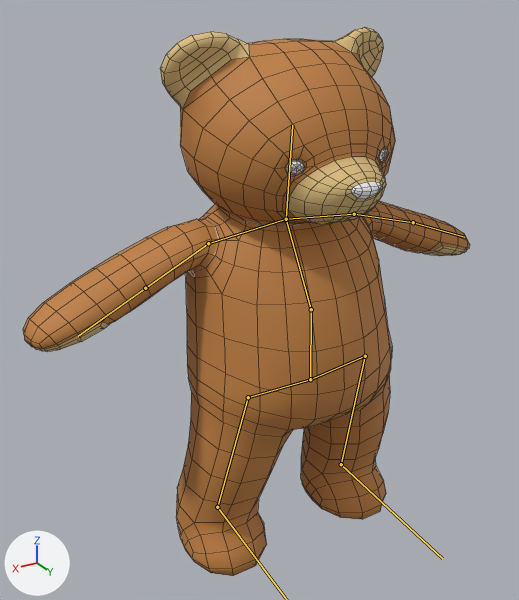
The FBX model TowerDefense/Assets/Modèles/nours_rebirth.fbx, before and after one commit.
Both versions are drawn from a 50 mm lens placed at (4.54, 6.7, 7.13), pointed at (0.34, -0.3, 3.63). Arrows for +X, +Y and +Z are at lower left; the lights stay in place. The bones that bend it are drawn over the model as lines. Mesh edges are drawn as thin lines.

Objects in the first picture: 'Teddy_Bear.001'.
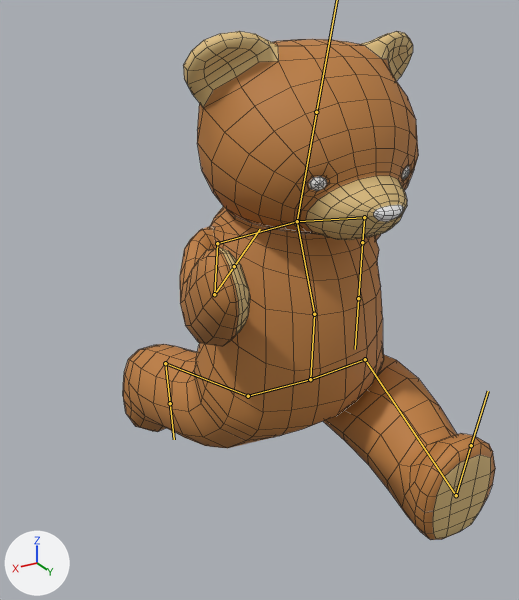
The newer file adds an action. The first version stands in its rest pose; the second is drawn at frame 38 of the action 'Armature.000|run.001'.

Boxes [x1, y1, x2, y2] around the edits, measured in the pictures (519 x 600 px):
'Teddy_Bear.001', posed (17% narrower, 7% shorter)
    before: [23, 27, 470, 576]
    after: [123, 31, 495, 540]
bone 'Bone', root to tip
    before: (310, 379) to (311, 309)
    after: (310, 379) to (314, 314)
bone 'Bone.001', root to tip
    before: (311, 309) to (286, 219)
    after: (314, 314) to (297, 221)
bone 'Bone.012', root to tip
    before: (208, 243) to (145, 288)
    after: (217, 243) to (214, 294)
bone 'Bone.013', root to tip
    before: (145, 288) to (78, 336)
    after: (214, 294) to (234, 266)
bone 'Bone.009', root to tip
    before: (286, 219) to (354, 214)
    after: (297, 221) to (364, 217)
bone 'Bone.010', root to tip
    before: (354, 214) to (413, 222)
    after: (364, 217) to (362, 242)
bone 'Bone.011', root to tip
    before: (413, 222) to (464, 237)
    after: (362, 242) to (358, 298)
bone 'Bone.014', root to tip
    before: (310, 379) to (248, 397)
    after: (310, 379) to (248, 396)
bone 'Bone.016', root to tip
    before: (248, 397) to (217, 507)
    after: (248, 396) to (165, 363)
bone 'Bone.015', root to tip
    before: (310, 379) to (365, 356)
    after: (310, 379) to (365, 359)
bone 'Bone.017', root to tip
    before: (365, 356) to (341, 464)
    after: (365, 359) to (456, 495)
bone 'Bone.018', root to tip
    before: (341, 464) to (442, 558)
    after: (456, 495) to (471, 445)

What the commit changed:
Bone 'Bone' (bone_bone) turns from (0, 0, 0) to (7, 0, 2) degrees about its own x, y and z.
Bone 'Bone.001' (bone_bone_001) turns from (0, 0, 0) to (2, 1, -2) degrees about its own x, y and z.
Bone 'Bone.012' (bone_bone_012) turns from (0, 0, 0) to (8, 77, 62) degrees about its own x, y and z.
Bone 'Bone.013' (bone_bone_013) turns from (0, 0, 0) to (-16, 20, 47) degrees about its own x, y and z.
Bone 'Bone.009' (bone_bone_009) turns from (0, 0, 0) to (0, 4, 1) degrees about its own x, y and z.
Bone 'Bone.010' (bone_bone_010) turns from (0, 0, 0) to (-46, 41, 5) degrees about its own x, y and z.
Bone 'Bone.011' (bone_bone_011) moves from (0.0, 0.0, 0.0) to (0.03, -1.01, -0.09).
Bone 'Bone.011' (bone_bone_011) turns from (0, 0, 0) to (-6, -10, -37) degrees about its own x, y and z.
Bone 'Bone.014' (bone_bone_014) turns from (0, 0, 0) to (1, 0, 0) degrees about its own x, y and z.
Bone 'Bone.016' (bone_bone_016) turns from (0, 0, 0) to (-60, -5, 1) degrees about its own x, y and z.
Bone 'Bone.019' (bone_bone_019) turns from (0, 0, 0) to (-31, 2, 7) degrees about its own x, y and z.
Bone 'Bone.015' (bone_bone_015) turns from (0, 0, 0) to (-4, 0, 0) degrees about its own x, y and z.
Bone 'Bone.017' (bone_bone_017) turns from (0, 0, 0) to (76, 0, 4) degrees about its own x, y and z.
Bone 'Bone.018' (bone_bone_018) moves from (0.0, 0.0, 0.0) to (-0.12, 0.27, 2.11).
Bone 'Bone.018' (bone_bone_018) turns from (0, 0, 0) to (10, 0, -1) degrees about its own x, y and z.
